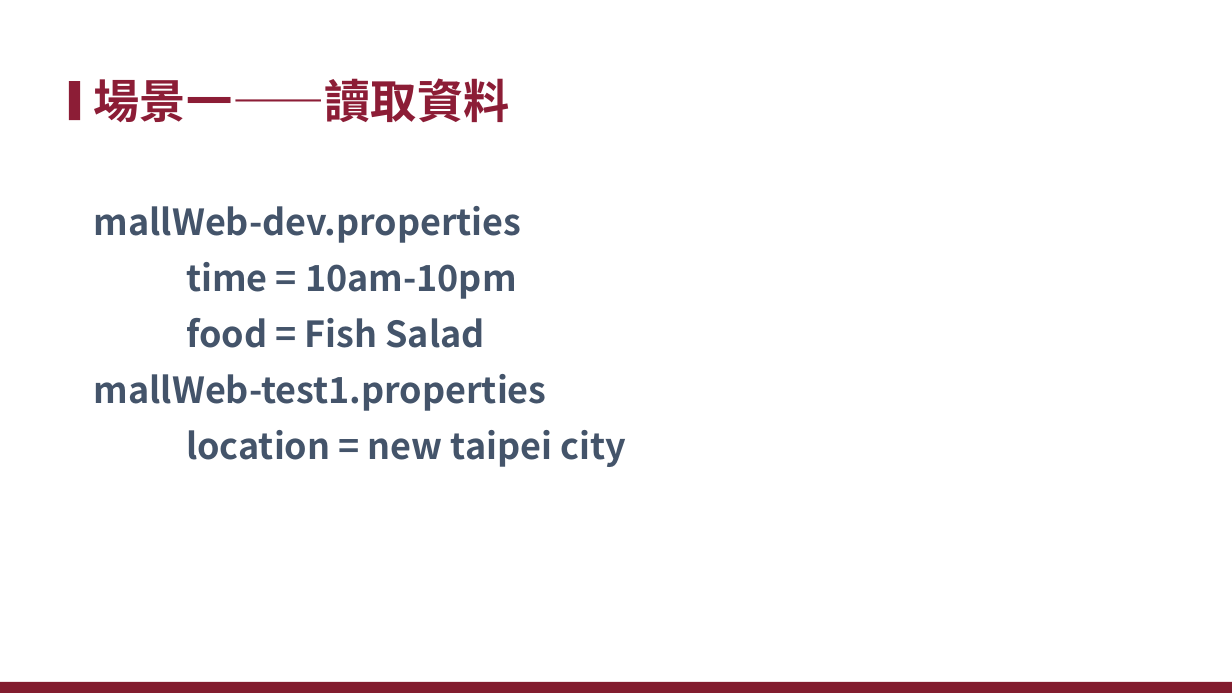
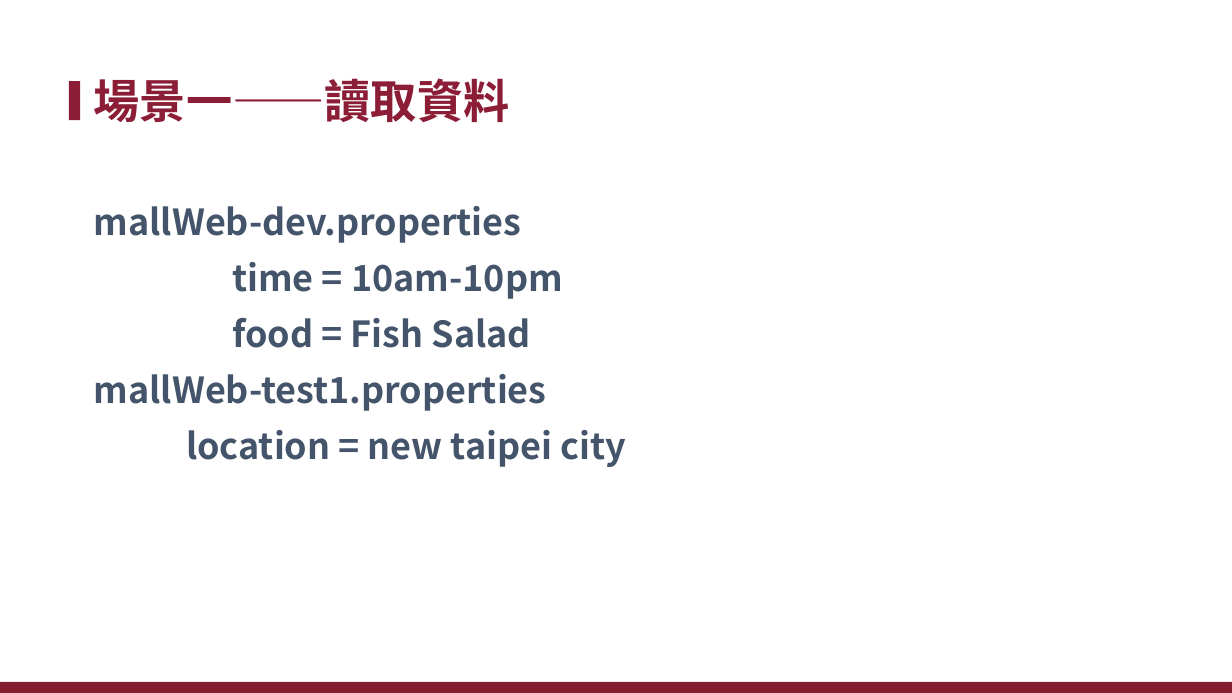
Before and after one commit to xiauchen/7__2020_3_10_PTT, a slide deck: slide 31 of Config.pptx (slide 30 before the commit). Drawn at 1232x693 pixels with LibreOffice and Linux fonts; fonts in the diff are those of the drawing; background and template pictures are left out. Boxes give left, top, right and bottom in pixels: in the first picture for what was removed or moved away, otherwise in the second. Text is boxed around its words. In the diff, an @@ line names an element or a change of style, - is before the commit and + after.

```diff
--- a/Config.pptx
+++ b/Config.pptx
@@ text at [232, 262, 563, 348]: list level 1 to 2 in "time = 10am-10pm"; list level 1 to 2 in "food = Fish Salad" @@
```
Also in this commit, not shown: 10 other slides changed, 2 slides added, 1 slide removed, 3 other files.
